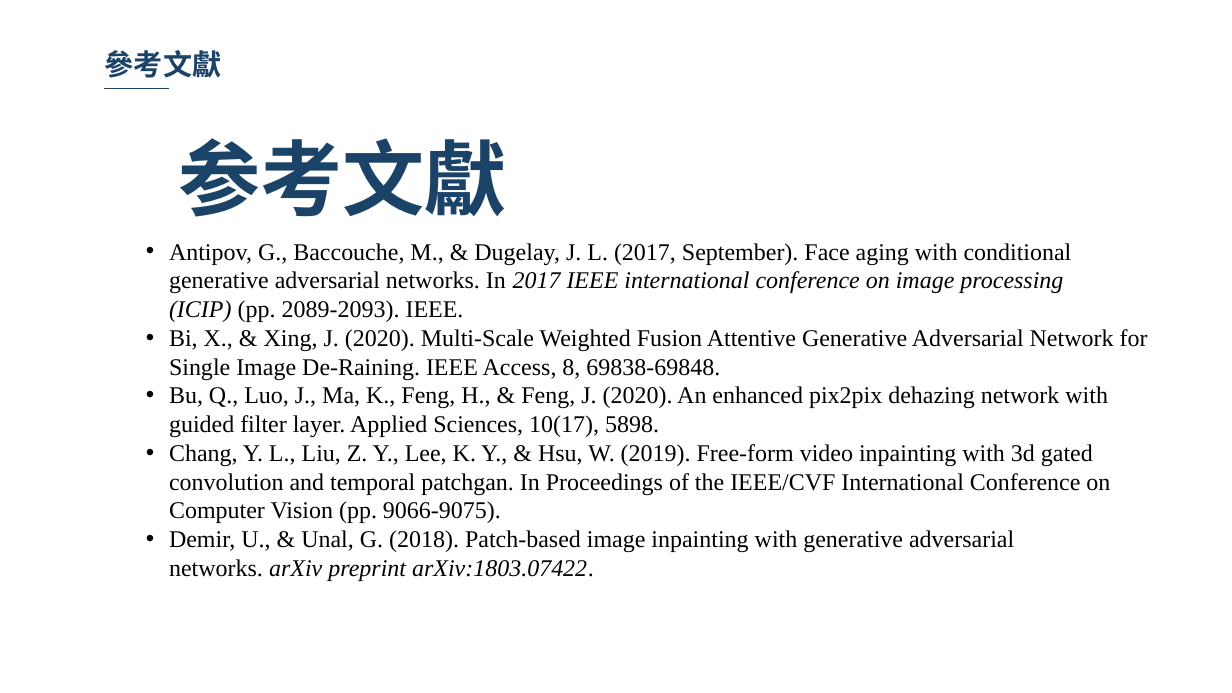
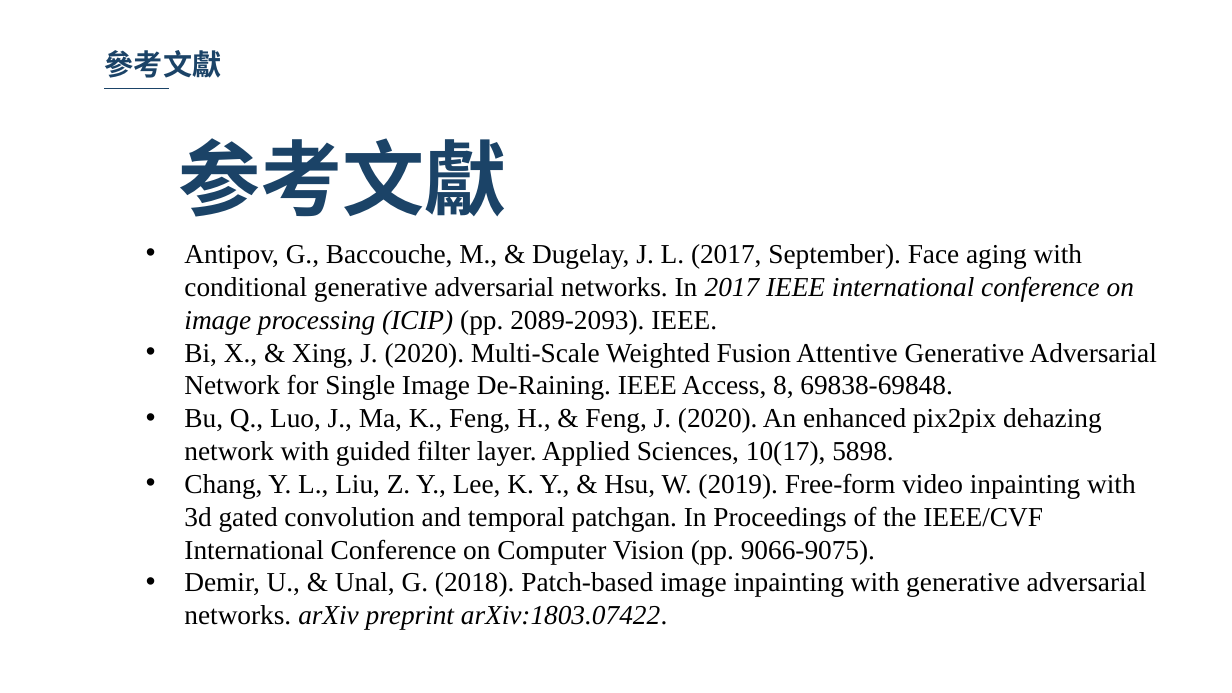
Before and after one commit to 10994015/paper, a slide deck: slide 39 of 論文/論文寫作期末報告.pptx (slide 38 before the commit). Drawn at 1232x693 pixels with LibreOffice and Linux fonts; fonts in the diff are those of the drawing; background and template pictures are left out. Boxes give left, top, right and bottom in pixels: in the first picture for what was removed or moved away, otherwise in the second. Text is boxed around its words. In the diff, an @@ line names an element or a change of style, - is before the commit and + after.

```diff
--- a/論文/論文寫作期末報告.pptx
+++ b/論文/論文寫作期末報告.pptx
@@ text "Antipov, G., Baccouche, M., & ..." at <box>184,244,1157,629</box>: size 14 to 16 pt; indent changed @@
```
Also in this commit, not shown: 8 other slides changed, 1 slide added, 1 other file.
